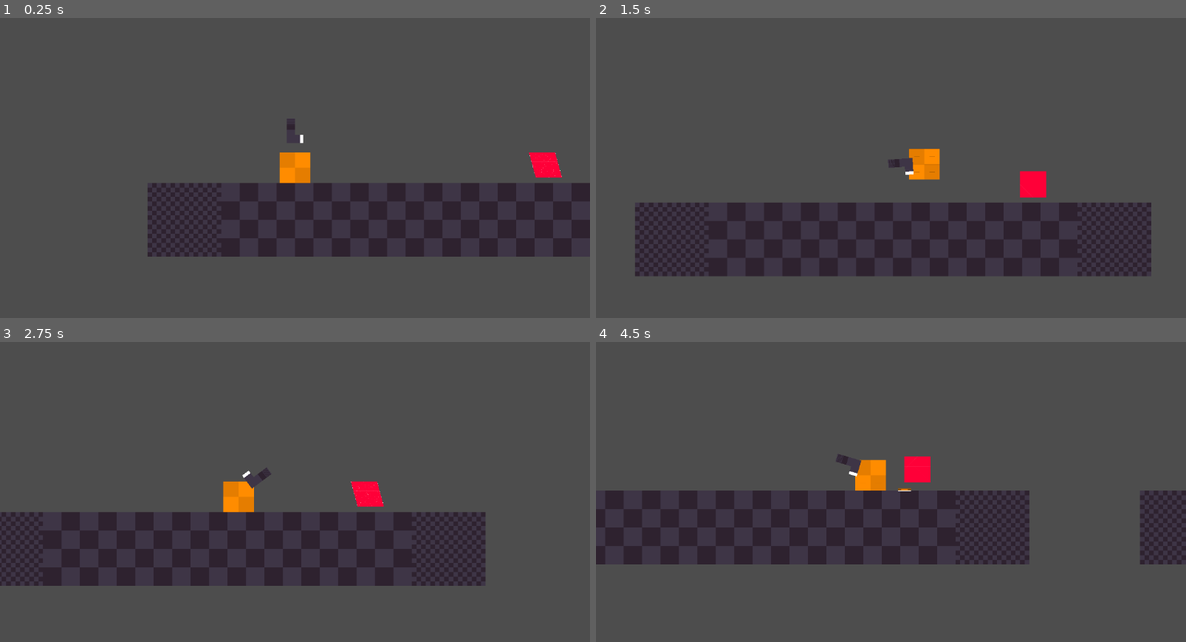
Above: before the commit, frames 1-4 (two rows, left to right).
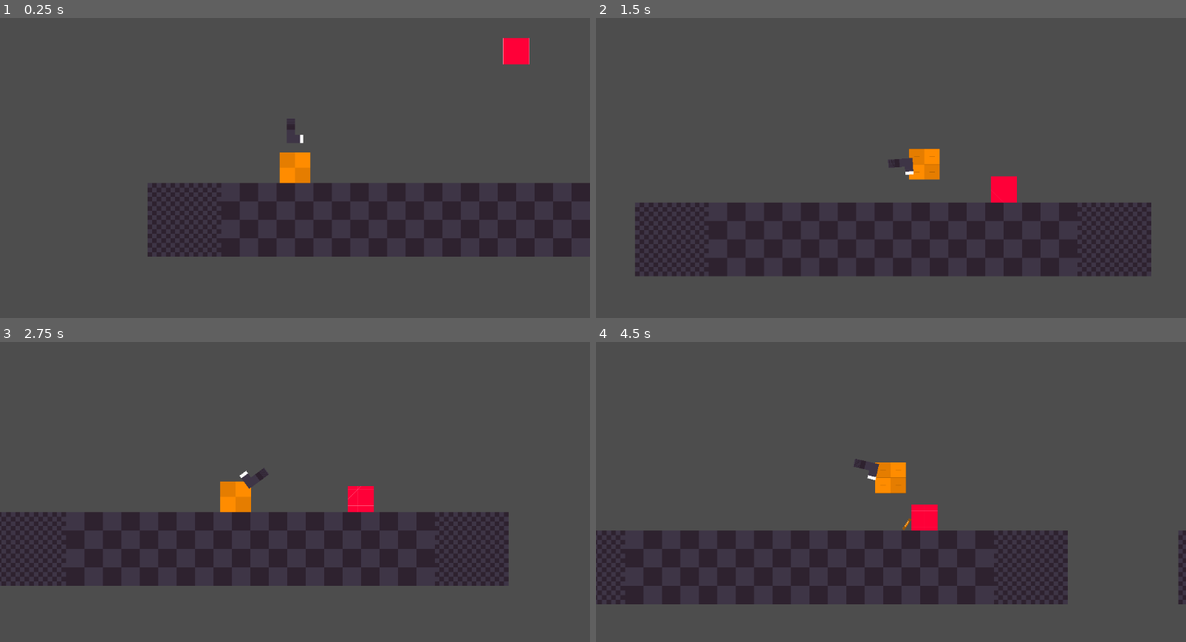
Above: after the commit, the same moments.

Repository: MemeCake789/Delta
Game: Godot game, scene res://scenes/main.tscn
Two runs of this game, one before a commit and one after it. Both use one fixed random seed, a clock stepped at 60 frames per second and the inputs below.
Inputs (mouse positions are in pixels of both pictures, inside the frame that each line leads up to):
- Up to frame 1 (0.25 s): no input
- Up to frame 2 (1.5 s): move the mouse to (1020, 135) at 0.52 s; hold 1 (one) 0.53-1.28 s; hold D (move_right) from 0.53 s (still down); tap W (jump) at 0.77 s; tap 2 (two) at 0.8, 1.35 s; move the mouse to (773, 168) at 1.27 s
- Up to frame 3 (2.75 s): tap W (jump) at 1.52 s; tap 1 (one) at 1.55 s; move the mouse to (354, 405) at 2.02 s; release D (move_right) at 2.03 s; hold A (move_left) from 2.03 s (still down); hold 1 (one) from 2.03 s (still down); tap 2 (two) at 2.3 s
- Up to frame 4 (4.5 s): move the mouse to (861, 543) at 2.77 s; release A (move_left) at 2.78 s; release 1 (one) at 2.78 s; hold D (move_right) 2.78-4.28 s; tap Shift (run) at 2.85 s; tap W (jump) at 3.02, 3.77 s; tap 1 (one) at 3.05 s; move the mouse to (1068, 528) at 3.52 s; press the mouse at (1068, 528) at 3.53 s; tap 2 (two) at 3.8, 4.35 s; move the mouse to (714, 426) at 4.27 s; release the mouse at (714, 426) at 4.28 s; hold A (move_left) from 4.28 s (still down)

The runs differ from the first frame. In frame 1, 0.8% of the frame differs, in the area x 85-96%, y 6-54%; in frame 2, 0.8%; in frame 3, 1.1%; in frame 4, 14%, in the area x 0-100%, y 37-88%.
Error after the commit: Invalid call. Nonexistent function 'apply_impulse' in base 'CharacterBody2D (enemy)'. (res://src/States/EnemyIdle.gd:34)

Commit message:
State Machine Fix

Diff:
--- a/scenes/main.tscn
+++ b/scenes/main.tscn
@@ -16,4 +16,4 @@
 layer_0/tile_data = PackedInt32Array(196606, 196608, 0, 262142, 196608, 0, 196607, 196608, 0, 262143, 196608, 0, 131072 …(5584 unchanged characters)…
 
 [node name="Enemy" parent="." instance=ExtResource("3_m06v7")]
-position = Vector2(978, 217)
+position = Vector2(864, -310)
--- a/src/Enemy.gd
+++ b/src/Enemy.gd
@@ -1,5 +1,8 @@
 extends CharacterBody2D
 class_name enemy
+var gravity = ProjectSettings.get_setting("physics/2d/default_gravity")
 
 func _physics_process(delta):
+	if not is_on_floor():
+		velocity.y += gravity * delta
 	move_and_slide()
--- a/src/States/EnemyFollow.gd
+++ b/src/States/EnemyFollow.gd
@@ -14,8 +14,8 @@
 	print_rich("[color=red]Update on EnemyFollow[/color]")
 
 func Physics_Update(delta : float):
-	var direction = player.global_position - enemy.global_position
+	var distance = enemy.global_position - player.global_position
 	print_rich("[color=red]Physics_Update on EnemyFollow[/color]")
 
-	if Input.is_action_pressed("one"):
+	if distance.length() > 200:
 		Transitioned.emit(self, "idle")
--- a/src/States/EnemyIdle.gd
+++ b/src/States/EnemyIdle.gd
@@ -6,7 +6,8 @@
 
 
 func Enter():
-	enemy.skew = 50
+	apply_random_impulse()
+
 	player = get_tree().get_first_node_in_group("Player")
 	print_rich("[color=blue]Enter on EnemyIdle[/color]")
 
@@ -14,8 +15,23 @@
 	print_rich("[color=blue]Update on EnemyIdle[/color]")
 
 func Physics_Update(delta : float):
+	var distance = enemy.global_position - player.global_position
 
 	print_rich("[color=blue]Physics_Update on EnemyIdle[/color]")
 
-	if Input.is_action_pressed("two"):
+
+
+	if distance.length() < 200:
 		Transitioned.emit(self, "follow")
+	#if Input.is_action_pressed("two"):
+		#Transitioned.emit(self, "follow")
+
+
+func apply_random_impulse():
+	var random_direction = randf_range(-1, 1) # Generates a random number between -1 and 1
+	if random_direction > 0:
+		# Apply impulse to the right
+		enemy.apply_impulse(Vector2.ZERO, Vector2(500, 0))
+	else:
+		# Apply impulse to the left
+		enemy.apply_impulse(Vector2.ZERO, Vector2(-500, 0))
